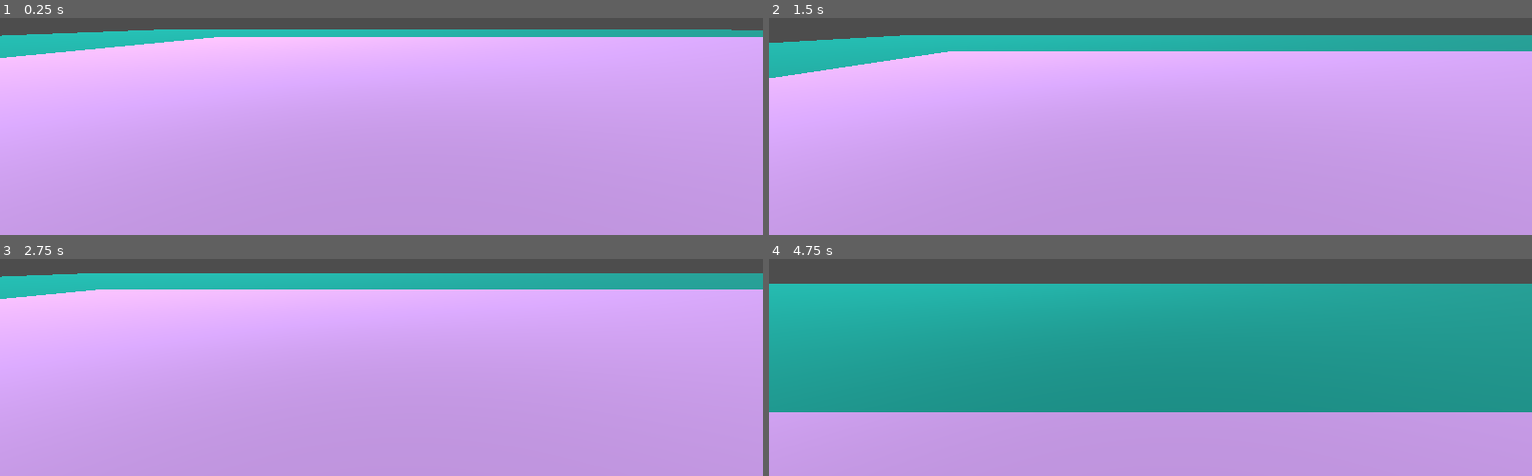
Above: before the commit, frames 1-4 (two rows, left to right).
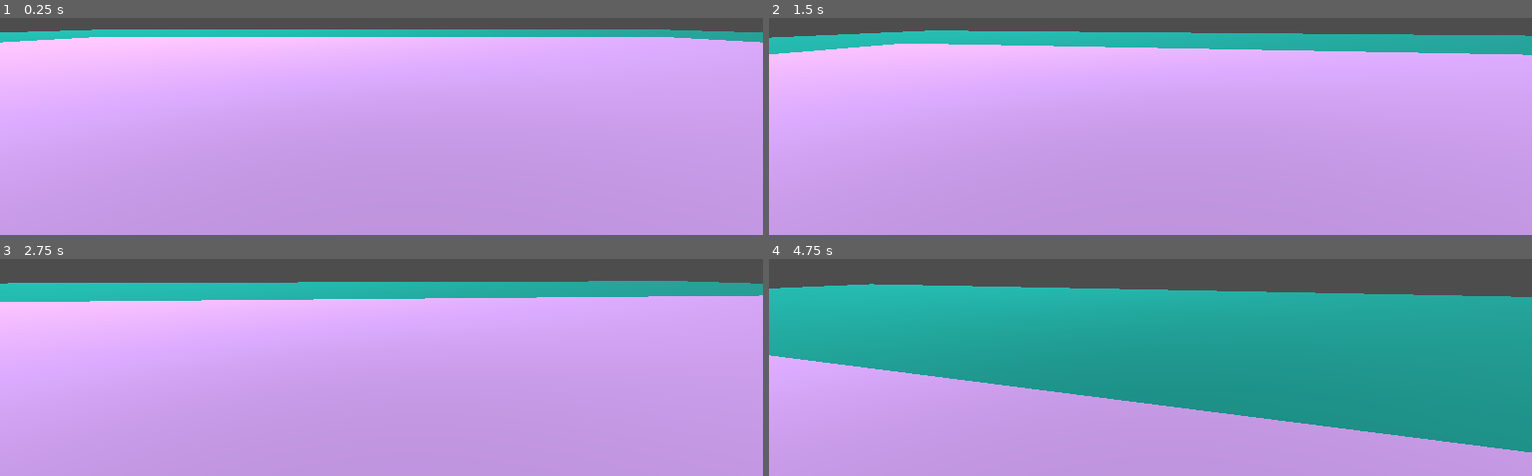
Above: after the commit, the same moments.

Repository: Maurice438361/SlimeClash
Game: Godot game, scene res://Scenes/world.tscn
The game is run twice, just before and just after one commit, with the same random seed, the same clock (stepped at 60 frames per second) and the same inputs.
Inputs (mouse positions are in pixels of both pictures, inside the frame that each line leads up to):
- Up to frame 1 (0.25 s): no input
- Up to frame 2 (1.5 s): tap Enter at 0.5 s; move the mouse to (1188, 20) at 0.52 s; hold W (up) from 0.53 s (still down); tap Space (jump) at 0.77 s; move the mouse to (1112, 22) at 1.27 s
- Up to frame 3 (2.75 s): keep holding W (up); tap Space (jump) at 1.52 s; move the mouse to (outside the picture) at 2.02 s
- Up to frame 4 (4.75 s): keep holding W (up); move the mouse to (1142, 269) at 2.77 s; tap Space (jump) at 3.02, 3.77, 4.52 s; move the mouse to (1203, 267) at 3.52 s; move the mouse to (outside the picture) at 4.27 s

The runs differ from the first frame. In frame 1, 1.7% of the frame differs, in the area x 0-100%, y 5-19%; in frame 2, 4.1%; in frame 3, 8.1%; in frame 4, 14%, in the area x 0-100%, y 11-90%.

Commit message:
camera and npc dialogue fix
fixed the camera being locked when starting a scene and the dialogue showing the wrong text and not being reset.

Diff:
--- a/slimeclash/Scenes/dialogue_ui.tscn
+++ b/slimeclash/Scenes/dialogue_ui.tscn
@@ -7,6 +7,7 @@
 anchor_bottom = 1.0
 grow_horizontal = 2
 grow_vertical = 2
+mouse_filter = 2
 
 [node name="canvas" type="CanvasLayer" parent="."]
 
--- a/slimeclash/Scenes/world.tscn
+++ b/slimeclash/Scenes/world.tscn
@@ -41,7 +41,7 @@
 transform = Transform3D(0.707107, -0.5, 0.5, 0, 0.707107, 0.707107, -0.707107, -0.5, 0.5, 25, 25, 25)
 
 [node name="player" parent="." instance=ExtResource("1_a02cp")]
-transform = Transform3D(1, 0, 0, 0, 1, 0, 0, 0, 1, -10.6695, 1.00508, 0)
+transform = Transform3D(1, 0, 0, 0, 1, 0, 0, 0, 1, 0, 1.005, 0)
 
 [node name="map_borders" type="StaticBody3D" parent="."]
 
@@ -75,5 +75,5 @@
 [node name="dialogue_ui" parent="." instance=ExtResource("3_5a7ea")]
 
 [node name="dialogue_trigger" parent="." node_paths=PackedStringArray("speaker") instance=ExtResource("2_go701")]
-transform = Transform3D(1, 0, 0, 0, 1, 0, 0, 0, 1, 14.2808, 1.72079, 0)
+transform = Transform3D(1, 0, 0, 0, 1, 0, 0, 0, 1, 14.3549, 1.68316, 0)
 speaker = NodePath("../dummy")
--- a/slimeclash/Scripts/dialogue_trigger.gd
+++ b/slimeclash/Scripts/dialogue_trigger.gd
@@ -26,11 +26,13 @@
 		player.look_at(player.global_transform.origin)
 		speaker.rotation_degrees.x = 0.0
 		speaker.rotation_degrees.z = 0.0
+		continue_dialogue()
 
 func end_dialogue():
 	player.SPEED = 5.0
 	player.sensitivity = 0.003
 	Input.set_mouse_mode(Input.MOUSE_MODE_CAPTURED)
+	current_dialogue = -1
 	dialogue_ui.visible = false
 
 func continue_dialogue():
--- a/slimeclash/Scripts/player.gd
+++ b/slimeclash/Scripts/player.gd
@@ -9,6 +9,7 @@
 
 func _ready():
 	Input.mouse_mode = Input.MOUSE_MODE_CAPTURED
+	print("Mouse sensitivity: ", sensitivity)
 
 func _process(_delta):
 	if Input.is_action_just_pressed("escape"):
